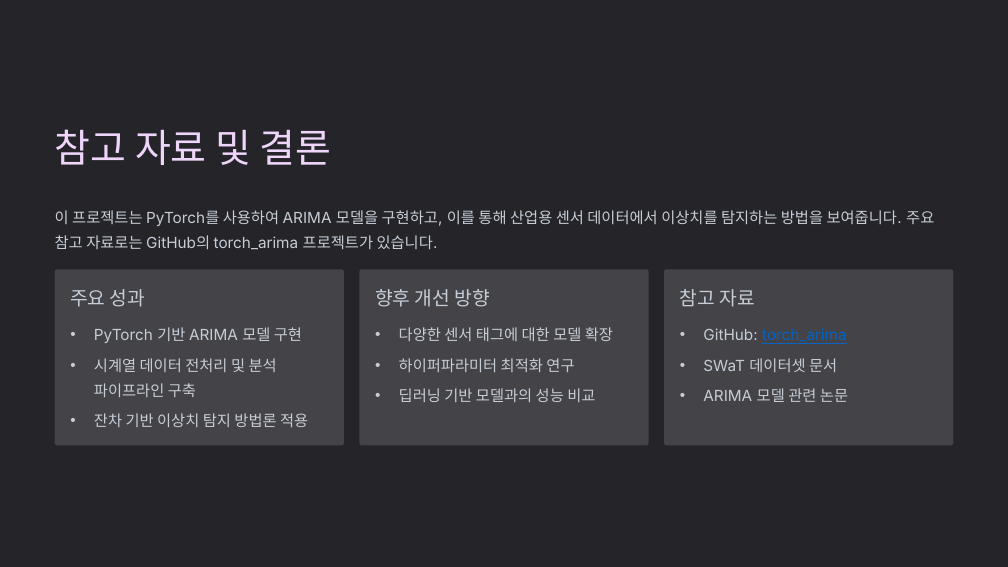
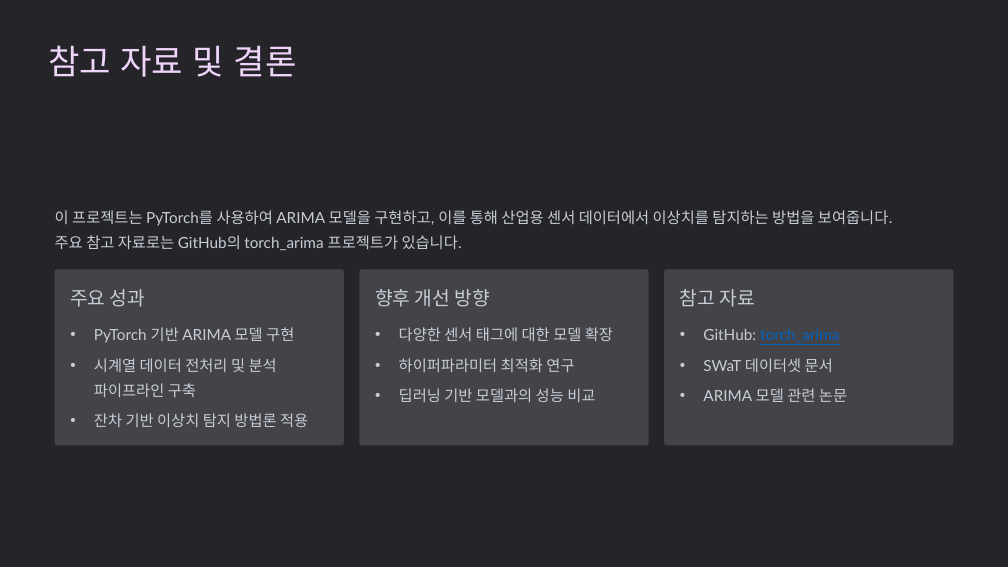
Before and after one commit to dhkeum9886/kmu-deeplearning, a slide deck: slide 11 of 과제/딥러닝특론_8주차과제_K2025029_금동환.pptx (slide 10 before the commit). Drawn at 1008x567 pixels with LibreOffice and Linux fonts; fonts in the diff are those of the drawing; background and template pictures are left out. Boxes give left, top, right and bottom in pixels: in the first picture for what was removed or moved away, otherwise in the second. Text is boxed around its words. In the diff, an @@ line names an element or a change of style, - is before the commit and + after.

```diff
--- a/과제/딥러닝특론_8주차과제_K2025029_금동환.pptx
+++ b/과제/딥러닝특론_8주차과제_K2025029_금동환.pptx
@@ text "참고 자료 및 결론": place and size @@
-text "참고 자료 및 결론" at <box>55,129,332,165</box>
+text "참고 자료 및 결론" at <box>48,45,297,77</box>
@@ text "참고 자료 및 결론" at <box>48,45,297,77</box>: size 44.5 to 39 pt, font Karla to Lato; line spacing 55.5pt to 49pt @@
@@ text at <box>55,210,893,250</box>: text changed; font Inter to Lato @@
-이 프로젝트는 PyTorch를 사용하여 ARIMA 모델을 구현하고, 이를 통해 산업용 센서 데이터에서 이상치를 탐지하는 방법을 보여줍니다. 주요 참고 자료로는 GitHub의 torch_arima 프로젝트가 있습니다.
+이 프로젝트는 PyTorch를 사용하여 ARIMA 모델을 구현하고, 이를 통해 산업용 센서 데이터에서 이상치를 탐지하는 방법을 보여줍니다.
+주요 참고 자료로는 GitHub의 torch_arima 프로젝트가 있습니다.
@@ font Inter to Lato in 4 elements at <box>94,327,294,343</box>, <box>703,329,839,342</box>, <box>703,358,833,372</box>, <box>703,388,847,402</box> @@
```
Also in this commit, not shown: 9 other slides changed, 1 slide added.
